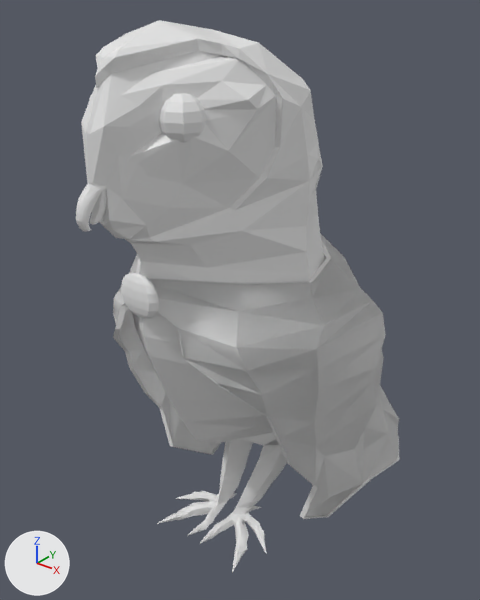
Before and after pictures for a commit that changed the Blender file Models/Eule2.blend.
One viewpoint serves both versions: a 50 mm camera at (5.74, -3.51, 2.46) aimed at (2.98, -0.06, 0.32). Lighting does not change. The marker at lower left points along +X, +Y and +Z.

Objects in the first picture: 'Eule', 'Umhang'.
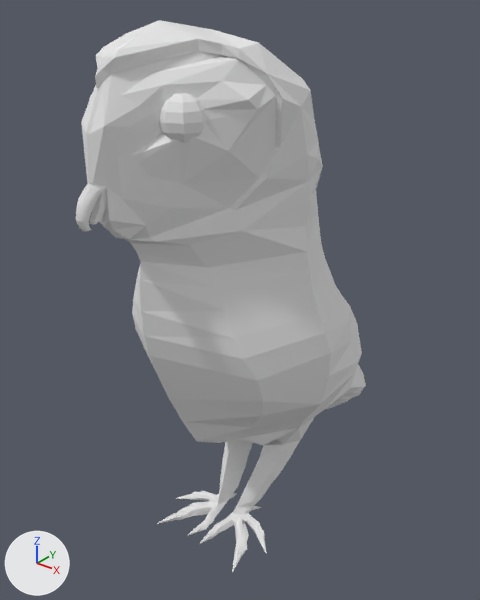
What changed in the scene script:
```text
Change ob_umhang:
    add ob_umhang.hide_viewport = True
```

Pixel boxes (x1, y1, x2, y2) of what changed, in the pictures (480 x 600 px):
'Umhang', hidden
    before: (113, 233, 400, 519)
